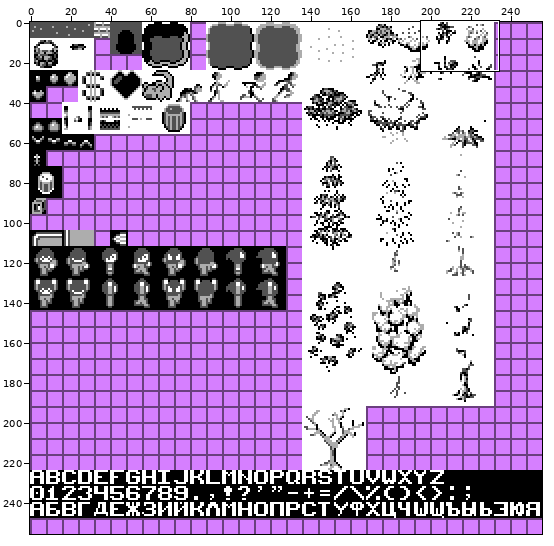
Edited in one commit: sprite sheet (game/src/main/resources/sprites.png). The picture above shows the old version from afar; the outline marks the close-up.
Close-up. Before the commit:
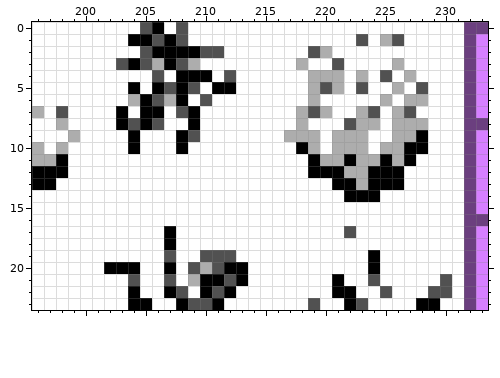
The file is 256x256 pixels. Shown: x 196..233, y 0..23.
And afterwards:
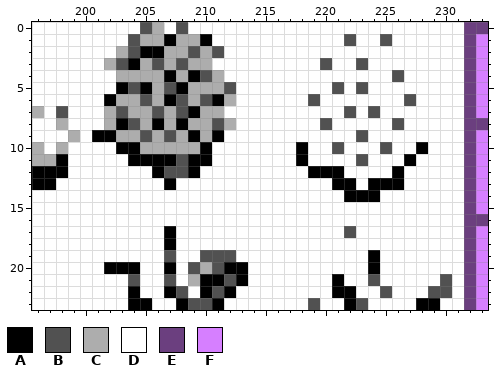
Palette (. is transparent): A #000000  B #515151  C #adadad  D #ffffff  E #6b3f7f  F #d67fff
Diff:
@@ x 196..233 @@
- 0 DDDDDDDDDBADBDDDDDDDDDDDDDDDDDDDDDDDEE
- 1 DDDDDDDDAABABDDDDDDDDDDDDDDBDCBDDDDDEF
- 2 DDDDDDDDDBAAAABBDDDDDDDBCDDDDDDDDDDDEF
- 3 DDDDDDDBABCABCDDDDDDDDCDDBDDDDCDDDDDEF
- 4 DDDDDDDDDDBDAAADBDDDDDDCCCDCDBDCDDDDEF
- 5 DDDDDDDDADABABDAADDDDDDCBCDBDDCDBDDDEF
- 6 DDDDDDDDCABCADBDDDDDDDDCDDDDDCDCCDDDEF
- 7 CDBDDDDADAADBADDDDDDDDCBCDDCBDCBDDDDEF
- 8 DDCDDDDABABDDADDDDDDDDCDDDBCCDCCCDDDEE
- 9 DDDCDDDDADDDABDDDDDDDCCCDCCCDDCCADDDEF
-10 CDCDDDDDADDDADDDDDDDDDACDCCCDCCAADDDEF
-11 CCADDDDDDDDDDDDDDDDDDDDACCACCACADDDDEF
-12 AAADDDDDDDDDDDDDDDDDDDDAAACCAAADDDDDEF
-13 AADDDDDDDDDDDDDDDDDDDDDDDAACAAADDDDDEF
+ 0 DDDDDDDDDBCDBDDDDDDDDDDDDDDDDDDDDDDDEE
+ 1 DDDDDDDDBCCACCADDDDDDDDDDDBDDBDDDDDDEF
+ 2 DDDDDDDCBAACCBCBDDDDDDDDDDDDDDDDDDDDEF
+ 3 DDDDDDCBACBCBCCDDDDDDDDDBDDBDDDDDDDDEF
+ 4 DDDDDDDCCCCACABCDDDDDDDDDDDDDDBDDDDDEF
+ 5 DDDDDDDABACBACCCBDDDDDDDDBDBDDDDDDDDEF
+ 6 DDDDDDACCBCABCBACDDDDDDBDDDDDDDBDDDDEF
+ 7 CDBDDDCBCCBCBACCDDDDDDDDDDBDBDDDDDDDEF
+ 8 DDCDDDCABCACACCBCDDDDDDDBDDDDDBDDDDDEE
+ 9 DDDCDAACCBCBCACADDDDDDDDDDDBDDDDDDDDEF
+10 CDCDDDDAACCCCCADDDDDDDADDBDDDBDDADDDEF
+11 CCADDDDDAAAABAADDDDDDDADDDDBDDDADDDDEF
+12 AAADDDDDDDABBADDDDDDDDDAAADDDDADDDDDEF
+13 AADDDDDDDDDADDDDDDDDDDDDDAADAAADDDDDEF
 14 DDDDDDDDDDDDDDDDDDDDDDDDDDAAADDDDDDDEF
